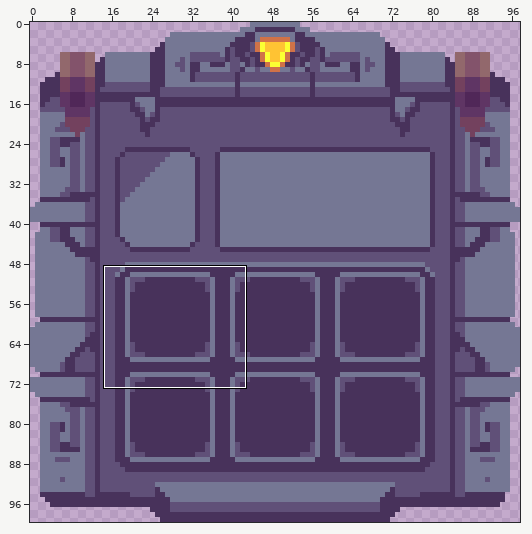
Sprite sheet, stored at Sprites/UI/Player_Equipments_Inventory.png. The picture above shows the old version from afar; the outline marks the close-up.
Close-up. Before the commit:
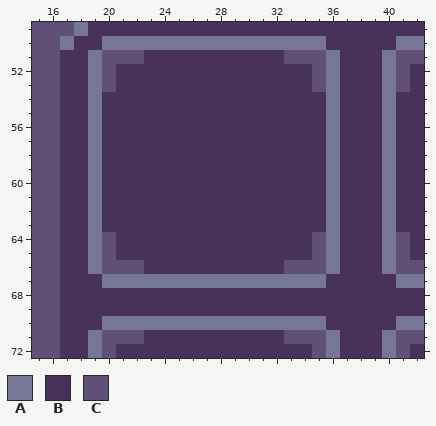
The file is 98x100 pixels. Shown: x 15..42, y 49..72.
Palette (. is transparent): A #757794  B #48325b  C #605078
Pixels before, first column x 15:
49 CCCABBBBBBBBBBBBBBBBBBBBBBBB
50 CCABBAAAAAAAAAAAAAAAABBBBBAA
51 CCBBACCCBBBBBBBBBBCCCABBBACC
52 CCBBACBBBBBBBBBBBBBBCABBBACB
53 CCBBACBBBBBBBBBBBBBBCABBBACB
54 CCBBABBBBBBBBBBBBBBBBABBBABB
55 CCBBABBBBBBBBBBBBBBBBABBBABB
56 CCBBABBBBBBBBBBBBBBBBABBBABB
57 CCBBABBBBBBBBBBBBBBBBABBBABB
58 CCBBABBBBBBBBBBBBBBBBABBBABB
59 CCBBABBBBBBBBBBBBBBBBABBBABB
60 CCBBABBBBBBBBBBBBBBBBABBBABB
61 CCBBABBBBBBBBBBBBBBBBABBBABB
62 CCBBABBBBBBBBBBBBBBBBABBBABB
63 CCBBABBBBBBBBBBBBBBBBABBBABB
64 CCBBACBBBBBBBBBBBBBBCABBBACB
65 CCBBACBBBBBBBBBBBBBBCABBBACB
66 CCBBACCCBBBBBBBBBBCCCABBBACC
67 CCBBBAAAAAAAAAAAAAAAABBBBBAA
68 CCBBBBBBBBBBBBBBBBBBBBBBBBBB
69 CCBBBBBBBBBBBBBBBBBBBBBBBBBB
70 CCBBBAAAAAAAAAAAAAAAABBBBBAA
71 CCBBACCCBBBBBBBBBBCCCABBBACC
72 CCBBACBBBBBBBBBBBBBBCABBBACB
And afterwards:
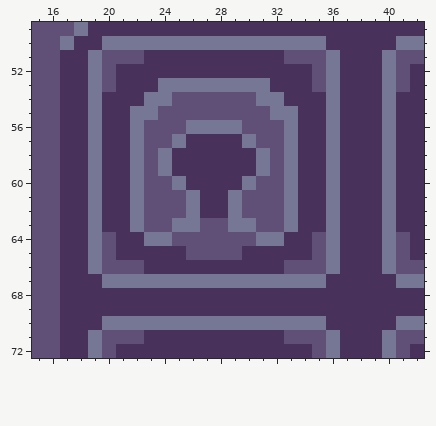
Commit message: Update inventory display after equip an item
Edits made:
Changed rows in their new state; - is an unchanged pixel.
first column x 22:
53 --AAAAAAAA--
54 -AACCCCCCAA-
55 AACCCCCCCCAA
56 ACCCAAAACCCA
57 ACCA----ACCA
58 ACA------ACA
59 ACA------ACA
60 ACCA----ACCA
61 ACCCA--ACCCA
62 ACCCA--ACCCA
63 ACCAACCAACCA
64 -AACCCCCCAA-
65 ----CCCC----
Where, in picture pixels (left, top, right, bottom), the same in both close-ups:
changed: (130, 78, 298, 260)
